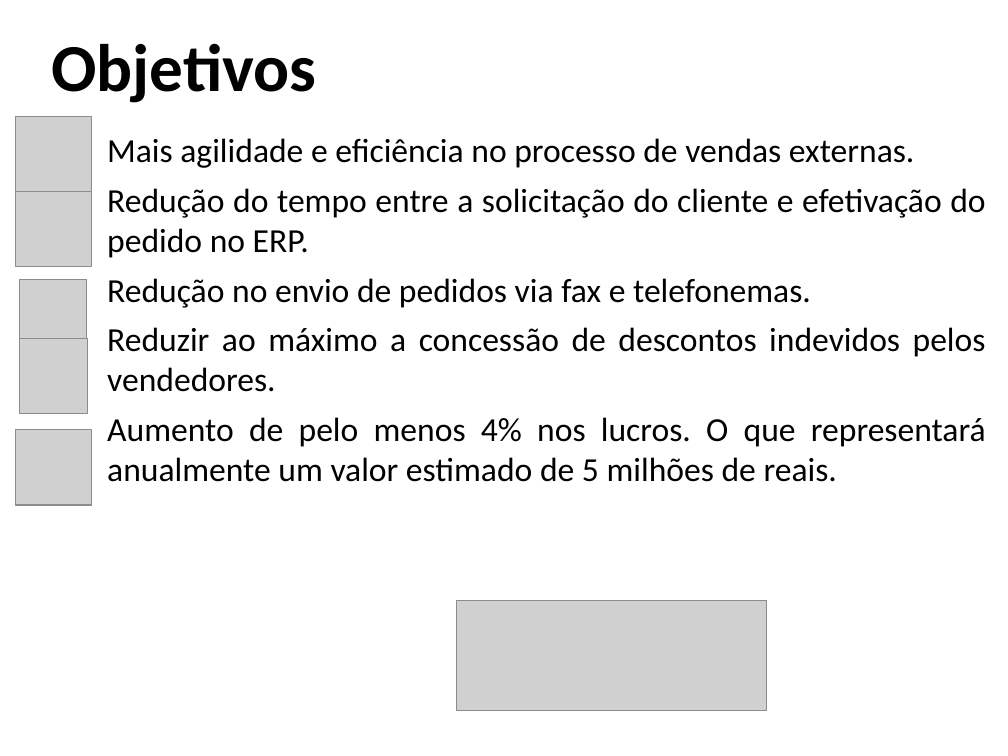
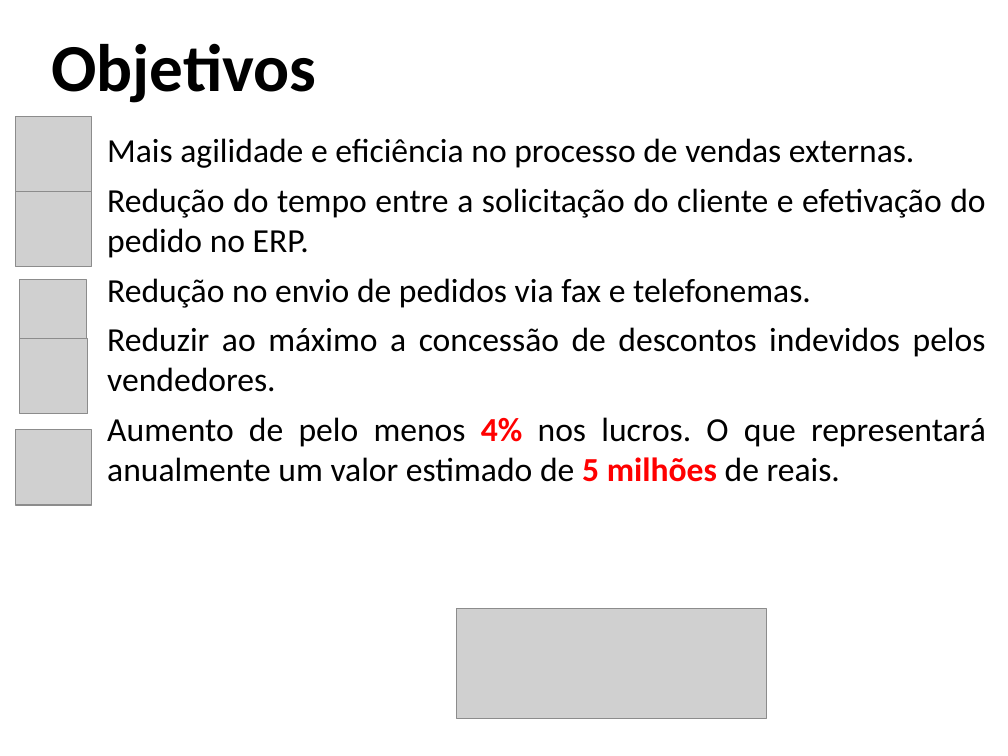
Before and after one commit to rationaldev/salesforce-ibta, a slide deck: slide 6 of Salesforce/04 - Integracao/4.1 - Project Charter/Apresentacao/Salesforce.ppt (slide 5 before the commit). Drawn at 1008x756 pixels with LibreOffice and Linux fonts; fonts in the diff are those of the drawing; grey boxes stand for pictures; background and template pictures are left out. Boxes give left, top, right and bottom in pixels: in the first picture for what was removed or moved away, otherwise in the second. Text is boxed around its words. In the diff, an @@ line names an element or a change of style, - is before the commit and + after.

```diff
--- a/Salesforce/04 - Integracao/4.1 - Project Charter/Apresentacao/Salesforce.ppt
+++ b/Salesforce/04 - Integracao/4.1 - Project Charter/Apresentacao/Salesforce.ppt
@@ text at (107,417,986,482): text colour #000000 to #FF0000, bold on in "4% 5 milhões" @@
@@ picture: place and size @@
-picture at (457,600,766,710)
+picture at (457,608,766,718)
```
Also in this commit, not shown: 7 other slides changed, 2 slides added, 2 slides removed, 8 other files.
